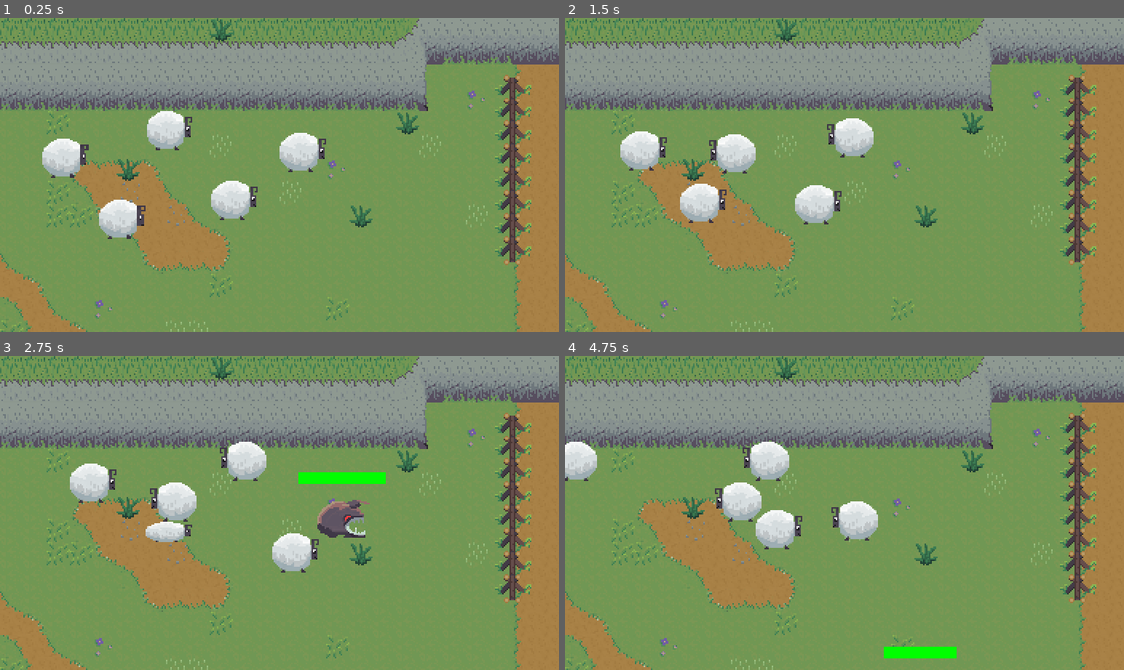
Above: before the commit, frames 1-4 (two rows, left to right).
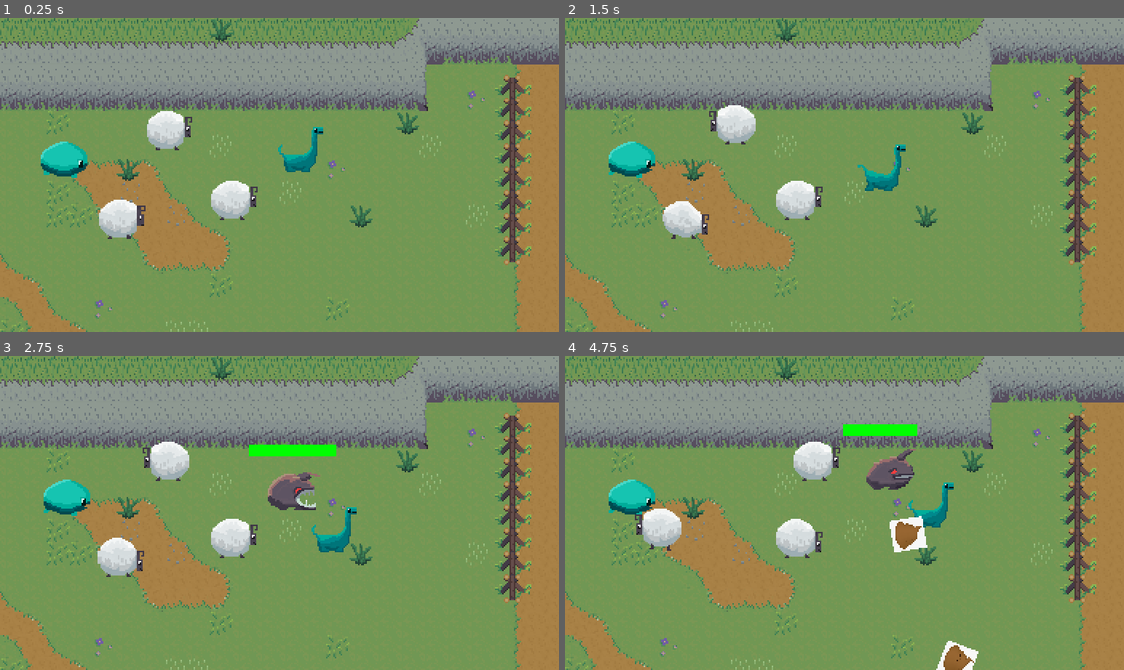
Above: after the commit, the same moments.

Repository: goessm/magic-poop
Game: Godot game, scene res://poop_game.tscn
Same seed, same stepped clock (60 frames per second), same inputs: the game is played once before the commit and once after it.
Inputs (mouse positions are in pixels of both pictures, inside the frame that each line leads up to):
- Up to frame 1 (0.25 s): no input
- Up to frame 2 (1.5 s): tap Enter at 0.5 s; move the mouse to (967, 159) at 0.52 s; click (967, 159) at 0.67 s; move the mouse to (732, 190) at 1.27 s; click (732, 190) at 1.42 s
- Up to frame 3 (2.75 s): move the mouse to (335, 443) at 2.02 s; click (335, 443) at 2.17 s
- Up to frame 4 (4.75 s): move the mouse to (816, 575) at 2.77 s; click (816, 575) at 2.92 s; move the mouse to (738, 538) at 3.52 s; click (738, 538) at 3.67 s; move the mouse to (676, 465) at 4.27 s; click (676, 465) at 4.42 s

The runs differ from the first frame. In frame 1, 1.7% of the frame differs, in the area x 7-59%, y 34-51%; in frame 2, 6.1%; in frame 3, 9.3%; in frame 4, 9.5%, in the area x 0-74%, y 21-100%.

Commit message:
Add dino and turle enemies

Diff:
--- a/Assets/Animals/Dino/dino-spritesheet.tres
+++ b/Assets/Animals/Dino/dino-spritesheet.tres
@@ -1,7 +1,8 @@
-[gd_resource type="SpriteFrames" load_steps=12 format=3 uid="uid://dg0u56mr7lq51"]
+[gd_resource type="SpriteFrames" load_steps=20 format=3 uid="uid://dg0u56mr7lq51"]
 
 [ext_resource type="Texture2D" uid="uid://stmycusgftsw" path="res://Assets/Animals/Dino/dino-bite.png" id="1_5ctn7"]
 [ext_resource type="Texture2D" uid="uid://cdij5tdpor3t1" path="res://Assets/Animals/Dino/dino-run.png" id="2_msft3"]
+[ext_resource type="Texture2D" uid="uid://dr3w81l6vml4l" path="res://Assets/Animals/Dino/dino-poop.png" id="2_uk276"]
 
 [sub_resource type="AtlasTexture" id="AtlasTexture_yv047"]
 atlas = ExtResource("1_5ctn7")
@@ -22,6 +23,34 @@
 [sub_resource type="AtlasTexture" id="AtlasTexture_3u1rf"]
 atlas = ExtResource("1_5ctn7")
 region = Rect2(96, 64, 96, 64)
+
+[sub_resource type="AtlasTexture" id="AtlasTexture_6bg0p"]
+atlas = ExtResource("1_5ctn7")
+region = Rect2(0, 0, 96, 64)
+
+[sub_resource type="AtlasTexture" id="AtlasTexture_n2qro"]
+atlas = ExtResource("2_uk276")
+region = Rect2(0, 0, 96, 64)
+
+[sub_resource type="AtlasTexture" id="AtlasTexture_2ky57"]
+atlas = ExtResource("2_uk276")
+region = Rect2(96, 0, 96, 64)
+
+[sub_resource type="AtlasTexture" id="AtlasTexture_y2083"]
+atlas = ExtResource("2_uk276")
+region = Rect2(192, 0, 96, 64)
+
+[sub_resource type="AtlasTexture" id="AtlasTexture_76pf0"]
+atlas = ExtResource("2_uk276")
+region = Rect2(0, 64, 96, 64)
+
+[sub_resource type="AtlasTexture" id="AtlasTexture_2gg0d"]
+atlas = ExtResource("2_uk276")
+region = Rect2(96, 64, 96, 64)
+
+[sub_resource type="AtlasTexture" id="AtlasTexture_g25ri"]
+atlas = ExtResource("2_uk276")
+region = Rect2(192, 64, 96, 64)
 
 [sub_resource type="AtlasTexture" id="AtlasTexture_umg3x"]
 atlas = ExtResource("2_msft3")
@@ -57,8 +86,39 @@
 "duration": 1.0,
 "texture": SubResource("AtlasTexture_3u1rf")
 }],
+"loop": false,
+"name": &"bite",
+"speed": 5.0
+}, {
+"frames": [{
+"duration": 1.0,
+"texture": SubResource("AtlasTexture_6bg0p")
+}],
 "loop": true,
-"name": &"bite",
+"name": &"idle",
+"speed": 5.0
+}, {
+"frames": [{
+"duration": 1.0,
+"texture": SubResource("AtlasTexture_n2qro")
+}, {
+"duration": 1.0,
+"texture": SubResource("AtlasTexture_2ky57")
+}, {
+"duration": 1.0,
+"texture": SubResource("AtlasTexture_y2083")
+}, {
+"duration": 1.0,
+"texture": SubResource("AtlasTexture_76pf0")
+}, {
+"duration": 1.0,
+"texture": SubResource("AtlasTexture_2gg0d")
+}, {
+"duration": 1.0,
+"texture": SubResource("AtlasTexture_g25ri")
+}],
+"loop": true,
+"name": &"poop",
 "speed": 5.0
 }, {
 "frames": [{
--- a/Assets/Animals/Sheep/sheep-spritesheet.tres
+++ b/Assets/Animals/Sheep/sheep-spritesheet.tres
@@ -1,6 +1,7 @@
-[gd_resource type="SpriteFrames" load_steps=12 format=3 uid="uid://vfhmbqjdp330"]
+[gd_resource type="SpriteFrames" load_steps=20 format=3 uid="uid://vfhmbqjdp330"]
 
 [ext_resource type="Texture2D" uid="uid://dm76157djjqr5" path="res://Assets/Animals/Sheep/sheep-bite.png" id="1_rq2mr"]
+[ext_resource type="Texture2D" uid="uid://bxh0lgokq1pm1" path="res://Assets/Animals/Sheep/sheep-poop.png" id="2_keoev"]
 [ext_resource type="Texture2D" uid="uid://bc8vdh8h8t8p6" path="res://Assets/Animals/Sheep/sheep-run.png" id="2_qqp0x"]
 
 [sub_resource type="AtlasTexture" id="AtlasTexture_ictq0"]
@@ -22,6 +23,34 @@
 [sub_resource type="AtlasTexture" id="AtlasTexture_1ud2b"]
 atlas = ExtResource("1_rq2mr")
 region = Rect2(95, 64, 95, 64)
+
+[sub_resource type="AtlasTexture" id="AtlasTexture_2ohcj"]
+atlas = ExtResource("1_rq2mr")
+region = Rect2(0, 0, 95, 64)
+
+[sub_resource type="AtlasTexture" id="AtlasTexture_4jb8c"]
+atlas = ExtResource("2_keoev")
+region = Rect2(0, 0, 95, 64)
+
+[sub_resource type="AtlasTexture" id="AtlasTexture_ru0cj"]
+atlas = ExtResource("2_keoev")
+region = Rect2(95, 0, 95, 64)
+
+[sub_resource type="AtlasTexture" id="AtlasTexture_k4cqh"]
+atlas = ExtResource("2_keoev")
+region = Rect2(190, 0, 95, 64)
+
+[sub_resource type="AtlasTexture" id="AtlasTexture_hr6i8"]
+atlas = ExtResource("2_keoev")
+region = Rect2(0, 64, 95, 64)
+
+[sub_resource type="AtlasTexture" id="AtlasTexture_kp3ca"]
+atlas = ExtResource("2_keoev")
+region = Rect2(95, 64, 95, 64)
+
+[sub_resource type="AtlasTexture" id="AtlasTexture_mpvb1"]
+atlas = ExtResource("2_keoev")
+region = Rect2(190, 64, 95, 64)
 
 [sub_resource type="AtlasTexture" id="AtlasTexture_ob5du"]
 atlas = ExtResource("2_qqp0x")
@@ -57,8 +86,39 @@
 "duration": 1.0,
 "texture": SubResource("AtlasTexture_1ud2b")
 }],
+"loop": false,
+"name": &"bite",
+"speed": 5.0
+}, {
+"frames": [{
+"duration": 1.0,
+"texture": SubResource("AtlasTexture_2ohcj")
+}],
 "loop": true,
-"name": &"bite",
+"name": &"idle",
+"speed": 5.0
+}, {
+"frames": [{
+"duration": 1.0,
+"texture": SubResource("AtlasTexture_4jb8c")
+}, {
+"duration": 1.0,
+"texture": SubResource("AtlasTexture_ru0cj")
+}, {
+"duration": 1.0,
+"texture": SubResource("AtlasTexture_k4cqh")
+}, {
+"duration": 1.0,
+"texture": SubResource("AtlasTexture_hr6i8")
+}, {
+"duration": 1.0,
+"texture": SubResource("AtlasTexture_kp3ca")
+}, {
+"duration": 1.0,
+"texture": SubResource("AtlasTexture_mpvb1")
+}],
+"loop": true,
+"name": &"poop",
 "speed": 5.0
 }, {
 "frames": [{
--- a/Assets/Animals/Turtle/turtle-spritesheet.tres
+++ b/Assets/Animals/Turtle/turtle-spritesheet.tres
@@ -1,7 +1,8 @@
-[gd_resource type="SpriteFrames" load_steps=9 format=3 uid="uid://vt2dmmmhwi5b"]
+[gd_resource type="SpriteFrames" load_steps=16 format=3 uid="uid://vt2dmmmhwi5b"]
 
 [ext_resource type="Texture2D" uid="uid://crafqlx5kw78t" path="res://Assets/Animals/Turtle/turtle-bite.png" id="1_n3cyy"]
 [ext_resource type="Texture2D" uid="uid://db4r45ydf8h6" path="res://Assets/Animals/Turtle/turtle-run.png" id="2_j4gtg"]
+[ext_resource type="Texture2D" uid="uid://ciiv5dxaisqll" path="res://Assets/Animals/Turtle/turtle-poop.png" id="2_njlb2"]
 
 [sub_resource type="AtlasTexture" id="AtlasTexture_t2qkd"]
 atlas = ExtResource("1_n3cyy")
@@ -10,6 +11,30 @@
 [sub_resource type="AtlasTexture" id="AtlasTexture_vsk34"]
 atlas = ExtResource("1_n3cyy")
 region = Rect2(96, 0, 96, 64)
+
+[sub_resource type="AtlasTexture" id="AtlasTexture_beikp"]
+atlas = ExtResource("1_n3cyy")
+region = Rect2(0, 0, 96, 64)
+
+[sub_resource type="AtlasTexture" id="AtlasTexture_p2a0t"]
+atlas = ExtResource("2_njlb2")
+region = Rect2(0, 0, 96, 64)
+
+[sub_resource type="AtlasTexture" id="AtlasTexture_f7lxx"]
+atlas = ExtResource("2_njlb2")
+region = Rect2(96, 0, 96, 64)
+
+[sub_resource type="AtlasTexture" id="AtlasTexture_6nm2l"]
+atlas = ExtResource("2_njlb2")
+region = Rect2(192, 0, 96, 64)
+
+[sub_resource type="AtlasTexture" id="AtlasTexture_wliwe"]
+atlas = ExtResource("2_njlb2")
+region = Rect2(0, 64, 96, 64)
+
+[sub_resource type="AtlasTexture" id="AtlasTexture_2tffi"]
+atlas = ExtResource("2_njlb2")
+region = Rect2(96, 64, 96, 64)
 
 [sub_resource type="AtlasTexture" id="AtlasTexture_bi7p1"]
 atlas = ExtResource("2_j4gtg")
@@ -36,8 +61,36 @@
 "duration": 1.0,
 "texture": SubResource("AtlasTexture_vsk34")
 }],
+"loop": false,
+"name": &"bite",
+"speed": 5.0
+}, {
+"frames": [{
+"duration": 1.0,
+"texture": SubResource("AtlasTexture_beikp")
+}],
 "loop": true,
-"name": &"bite",
+"name": &"idle",
+"speed": 5.0
+}, {
+"frames": [{
+"duration": 1.0,
+"texture": SubResource("AtlasTexture_p2a0t")
+}, {
+"duration": 1.0,
+"texture": SubResource("AtlasTexture_f7lxx")
+}, {
+"duration": 1.0,
+"texture": SubResource("AtlasTexture_6nm2l")
+}, {
+"duration": 1.0,
+"texture": SubResource("AtlasTexture_wliwe")
+}, {
+"duration": 1.0,
+"texture": SubResource("AtlasTexture_2tffi")
+}],
+"loop": true,
+"name": &"poop",
 "speed": 5.0
 }, {
 "frames": [{
--- a/FarmScene/Animals/Movement/WanderBehaviour/wander_behaviour.gd
+++ b/FarmScene/Animals/Movement/WanderBehaviour/wander_behaviour.gd
@@ -2,6 +2,7 @@
 
 const start_moving_chance := 0.3
 const stop_moving_chance := 0.6
+const eat_grass_chance := 0.4
 
 @export var speed := 2000.0
 
@@ -27,19 +28,24 @@
 	parent.move(goalDirection * speed * delta)
 
 
-func find_new_direction():
+func find_new_thing_to_do():
 	var is_moving = goalDirection != Vector2.ZERO
 
 	if (is_moving && randf() <= stop_moving_chance):
 		# Decide to stop moving
 		print("stopped moving")
 		goalDirection = Vector2.ZERO
+		parent.move(Vector2.ZERO)
 
 	if (!is_moving && randf() <= start_moving_chance):
 		# Decide to start moving
 		print("started moving")
 		goalDirection = Vector2(randf_range(-1, 1), randf_range(-1, 1))
+		return
+
+	if (randf() <= eat_grass_chance):
+		parent.eat_grass()
 
 
 func _on_decision_timer_timeout():
-	find_new_direction()
+	find_new_thing_to_do()
--- a/FarmScene/Animals/animal.gd
+++ b/FarmScene/Animals/animal.gd
@@ -3,6 +3,13 @@
 
 # Animal is nice guy u feed and it poops
 
+enum AnimalType {
+	Sheep,
+	Dino,
+	Turtle
+}
+
+@export var animalType: AnimalType
 @export var poopScene: PackedScene
 
 @onready var animation_player = $AnimationPlayer
@@ -11,7 +18,15 @@
 
 
 func _ready():
+	_configure_animal_type()
 	poop_timer.timeout.connect(poop)
+
+func _physics_process(delta):
+	move_and_slide()
+
+	if (velocity.length() <= 0.01 && animated_sprite.animation == "run"):
+		animated_sprite.play("idle")
+
 
 var allow_to_be_moved := true
 
@@ -28,12 +43,24 @@
 
 func move(direction: Vector2):
 	velocity = direction
-	move_and_slide()
-	#position += direction
+
+	if (direction == Vector2.ZERO):
+		return # not moving
+
+	if (animated_sprite.animation != "run"):
+		animated_sprite.play("run")
+
 	animated_sprite.flip_h = direction.x < 0
 
+func eat_grass():
+	if (animated_sprite.animation == "idle" || !animated_sprite.is_playing()):
+		animated_sprite.play("bite")
 
 func _spawn_poop():
 	var poop = poopScene.instantiate()
 	get_parent().add_child(poop)
 	poop.position = position
+
+func _configure_animal_type():
+	poopScene = SceneList.animal_poops[animalType]
+	animated_sprite.sprite_frames = SceneList.animal_sprites[animalType]
--- a/FarmScene/Animals/animal.tscn
+++ b/FarmScene/Animals/animal.tscn
@@ -74,7 +74,7 @@
 [node name="AnimatedSprite2D" type="AnimatedSprite2D" parent="."]
 position = Vector2(0, -15)
 sprite_frames = ExtResource("4_0gw8k")
-animation = &"bite"
+autoplay = "idle"
 
 [node name="FeedArea" parent="." instance=ExtResource("4_8f7w5")]
 position = Vector2(12, 3)
--- a/FarmScene/farm_scene.tscn
+++ b/FarmScene/farm_scene.tscn
@@ -30,9 +30,11 @@
 
 [node name="Animal2" parent="Farm" instance=ExtResource("1_2lqmr")]
 position = Vector2(208, 89)
+animalType = 1
 
 [node name="Animal3" parent="Farm" instance=ExtResource("1_2lqmr")]
 position = Vector2(44, 93)
+animalType = 2
 
 [node name="Animal4" parent="Farm" instance=ExtResource("1_2lqmr")]
 position = Vector2(161, 122)
--- /dev/null
+++ b/Global/SceneList.gd
@@ -0,0 +1,16 @@
+extends Node
+
+# poops
+const normal_poop = preload("res://FarmScene/Poop/Poop.tscn")
+
+const animal_poops = {
+	Animal.AnimalType.Sheep: normal_poop,
+	Animal.AnimalType.Dino: normal_poop,
+	Animal.AnimalType.Turtle: normal_poop
+}
+
+const animal_sprites = {
+	Animal.AnimalType.Sheep: preload("res://Assets/Animals/Sheep/sheep-spritesheet.tres"),
+	Animal.AnimalType.Dino: preload("res://Assets/Animals/Dino/dino-spritesheet.tres"),
+	Animal.AnimalType.Turtle: preload("res://Assets/Animals/Turtle/turtle-spritesheet.tres")
+}
--- a/project.godot
+++ b/project.godot
@@ -21,6 +21,7 @@
 Groups="*res://Global/Groups.gd"
 Inventory="*res://Inventory/inventory.gd"
 Enums="*res://Global/Enums.gd"
+SceneList="*res://Global/SceneList.gd"
 
 [display]
 
Binary file added: Assets/Animals/Dino/dino-poop.png
Not shown, added: Assets/Animals/Dino/dino-poop.png.import
